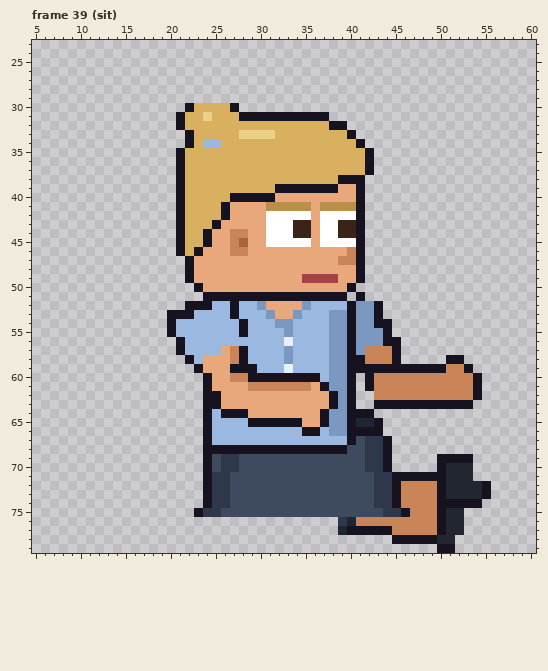
Pixel-art file -- sprites/clients/client_paralegal_b_right_anim.aseprite. That is the earlier state.
64x80 pixels, 129 frames. Shown: frame 39 (sit): x 5..60, y 23..79. The commit also changed other frames, which this record leaves out.
New version:
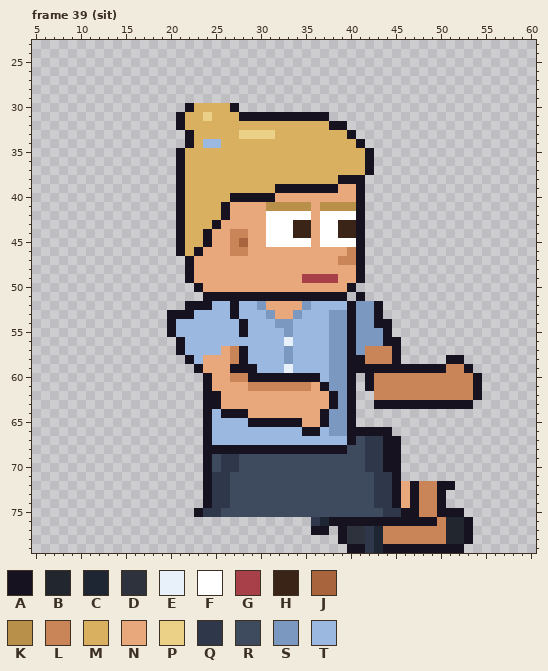
Palette (. is transparent): A #17121f  B #22262e  C #1e2634  D #2e323c  E #e8f0fa  F #ffffff  G #a8404a  H #3a2418  J #a8643c  K #b8904a  L #c98458  M #d8b060  N #e8a87c  P #ebd088  Q #2e384a  R #3e4a5e  S #7a98c0  T #9ab8e0
The exact change:
--- frame 39 (sit), layers "Pants", "Shoes"
@@ x 34..57 @@
 63 NNNNASA..AAAAAAAAAAA....
-64 NNNASSAAA...............
-65 ANNASSACCA..............
-66 TAATSSAAAA..............
-67 TTTTTTARQQA.............
-68 AAAAAARRQQA.............
-69 RRRRRRRRQQA.....AAAA....
-70 RRRRRRRRQQA.....ABBB....
-71 RRRRRRRRRQQAAAAAABBB....
-72 RRRRRRRRRQQALLLLABBBBA..
-73 RRRRRRRRRQQALLLLABBBBA..
-74 RRRRRRRRRQQALLLLAAAAA...
-75 RRRRRRRRRRQQALLLABB.....
-76 .....QCLLLLLLLLLABB.....
-77 .....CAAAAALLLLLABB.....
-78 ...........AAAAABB......
-79 ................AA......
+64 NNNASSA.................
+65 ANNASSA.................
+66 TAATSSAAAAA.............
+67 TTTTTTARQQAA............
+68 AAAAAARRQQAA............
+69 RRRRRRRRQQAA............
+70 RRRRRRRRQQAA............
+71 RRRRRRRRRQQA............
+72 RRRRRRRRRQQANALLAA......
+73 RRRRRRRRRQQANALLA.......
+74 RRRRRRRRRQQANALLA.......
+75 RRRRRRRRRRQQAALLAAA.....
+76 ..QCAAAAAAAAAAAALBBA....
+77 ..AA.ADDQCLLLLLLLBBA....
+78 .....ADDQCLLLLLLLBBA....
+79 ......AAQCAAAAAAAAA.....
